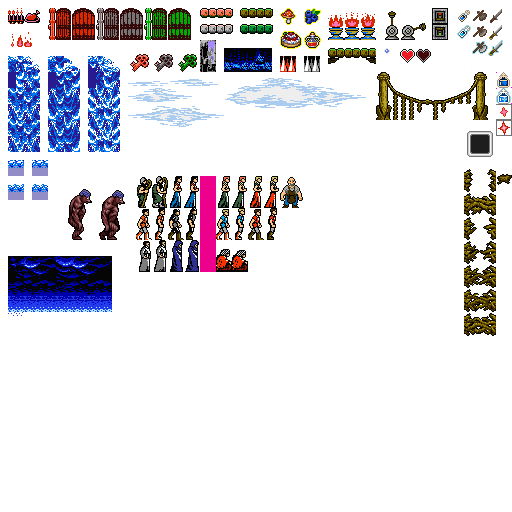
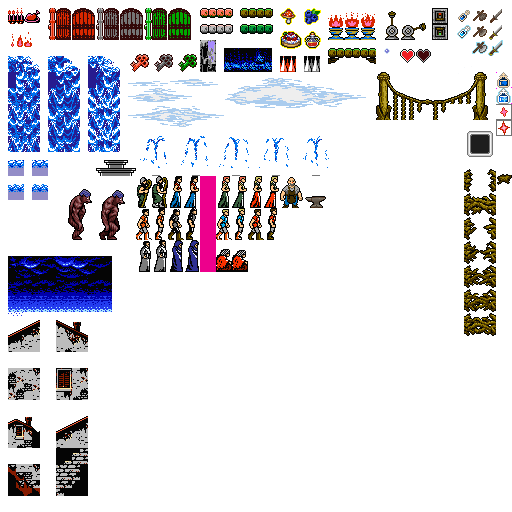
Before/after of a 512 × 512 layered artwork. What changed in the layer stack:
added group "Fountain in progress" with 8 layers above "Layer 50" over <box>96,136,329,176</box>
added layer "Layer 49" in group "Fountain in progress" over <box>303,136,329,176</box>
added layer "03" in group "Fountain in progress" over <box>259,138,289,176</box>
added layer "02" in group "Fountain in progress" over <box>219,137,249,176</box>
added layer "01 copy" in group "Fountain in progress" over <box>181,136,208,176</box>
added layer "01" in group "Fountain in progress" over <box>140,136,167,176</box>
added layer "Layer 48" in group "Fountain in progress" over <box>96,160,136,176</box>
renamed "Layer 43" to "Layer 50", painted on it over <box>8,136,329,496</box>
